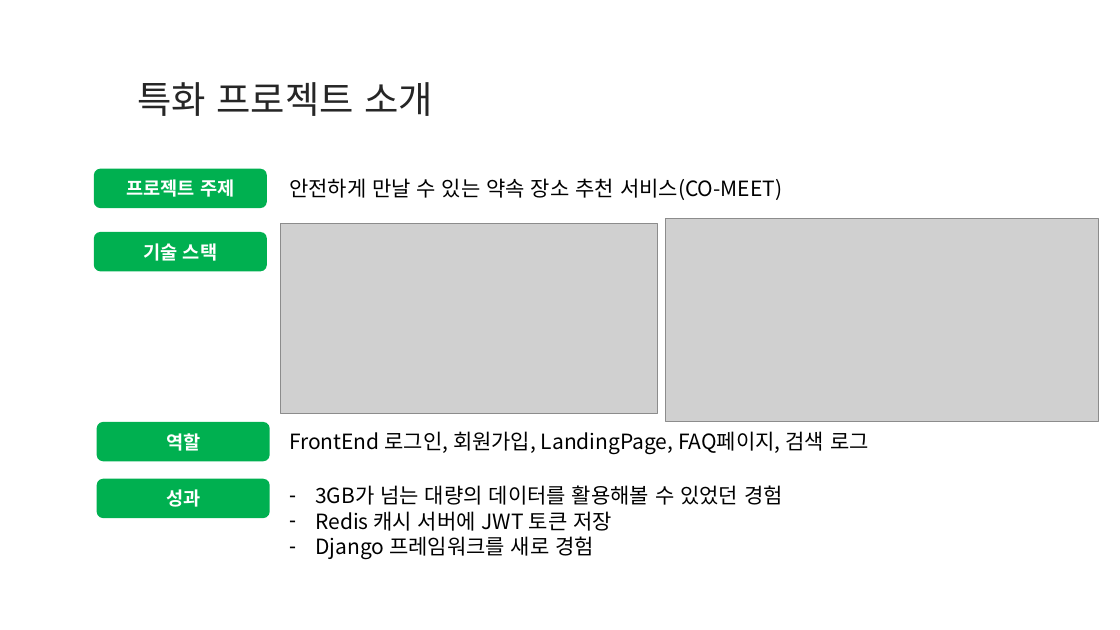
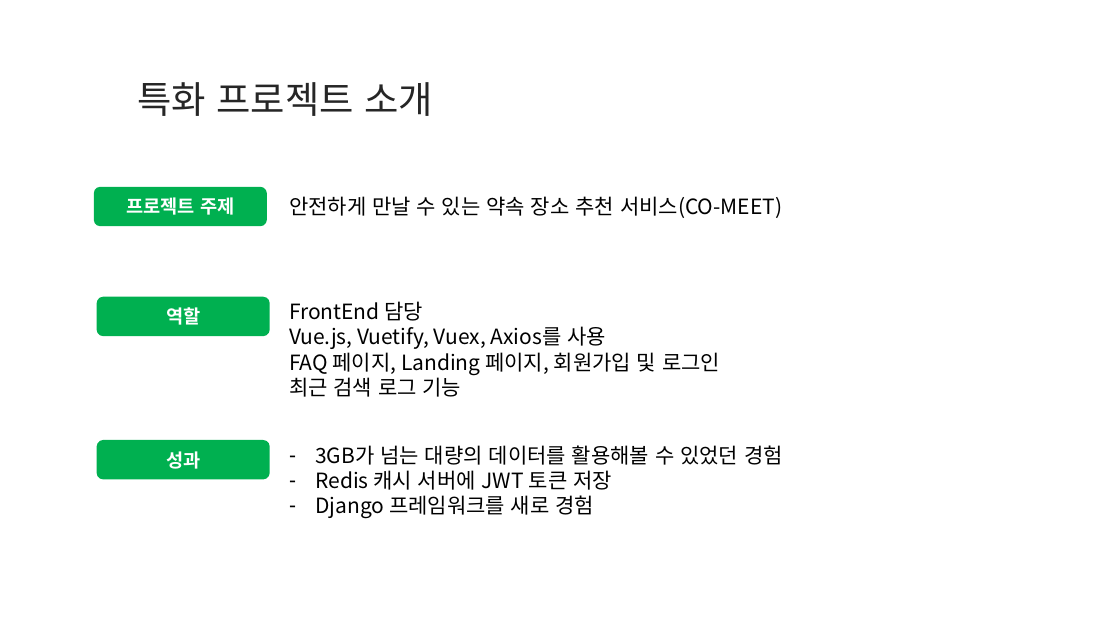
Before and after one commit to shim99887/TMI, a slide deck: slide 3 of docs/Introduce/SDS_자기소개_김영록.pptx. Drawn at 1120x630 pixels with LibreOffice and Linux fonts; fonts in the diff are those of the drawing; grey boxes stand for pictures; background and template pictures are left out. Boxes give left, top, right and bottom in pixels: in the first picture for what was removed or moved away, otherwise in the second. Text is boxed around its words. In the diff, an @@ line names an element or a change of style, - is before the commit and + after.

```diff
--- a/docs/Introduce/SDS_자기소개_김영록.pptx
+++ b/docs/Introduce/SDS_자기소개_김영록.pptx
@@ rounded rectangle "프로젝트 주제": place and size @@
-rounded rectangle "프로젝트 주제" at (94, 169, 267, 208)
+rounded rectangle "프로젝트 주제" at (94, 187, 267, 226)
@@ text "안전하게 만날 수 있는 약속 ...": place and size @@
-text "안전하게 만날 수 있는 약속 ..." at (289, 178, 782, 200)
+text "안전하게 만날 수 있는 약속 ..." at (289, 196, 782, 218)
@@ rounded rectangle removed at (94, 232, 267, 271) @@
-기술 스택
@@ picture removed at (281, 223, 657, 413) @@
@@ picture removed at (665, 218, 1098, 422) @@
@@ rounded rectangle "역할": place and size @@
-rounded rectangle "역할" at (97, 422, 270, 461)
+rounded rectangle "역할" at (97, 297, 270, 336)
@@ text at (289, 301, 720, 397): text changed @@
-FrontEnd 로그인, 회원가입, LandingPage, FAQ페이지, 검색 로그
+FrontEnd 담당
+Vue.js, Vuetify, Vuex, Axios를 사용
+FAQ 페이지, Landing 페이지, 회원가입 및 로그인
+최근 검색 로그 기능
@@ rounded rectangle "성과": place and size @@
-rounded rectangle "성과" at (97, 479, 270, 518)
+rounded rectangle "성과" at (97, 440, 270, 480)
@@ text "3GB가 넘는 대량의 데이터를 활용해볼 ...": place and size @@
-text "3GB가 넘는 대량의 데이터를 활용해볼 ..." at (315, 485, 783, 559)
+text "3GB가 넘는 대량의 데이터를 활용해볼 ..." at (315, 445, 783, 519)
```
Also in this commit, not shown: 1 other slide changed.
